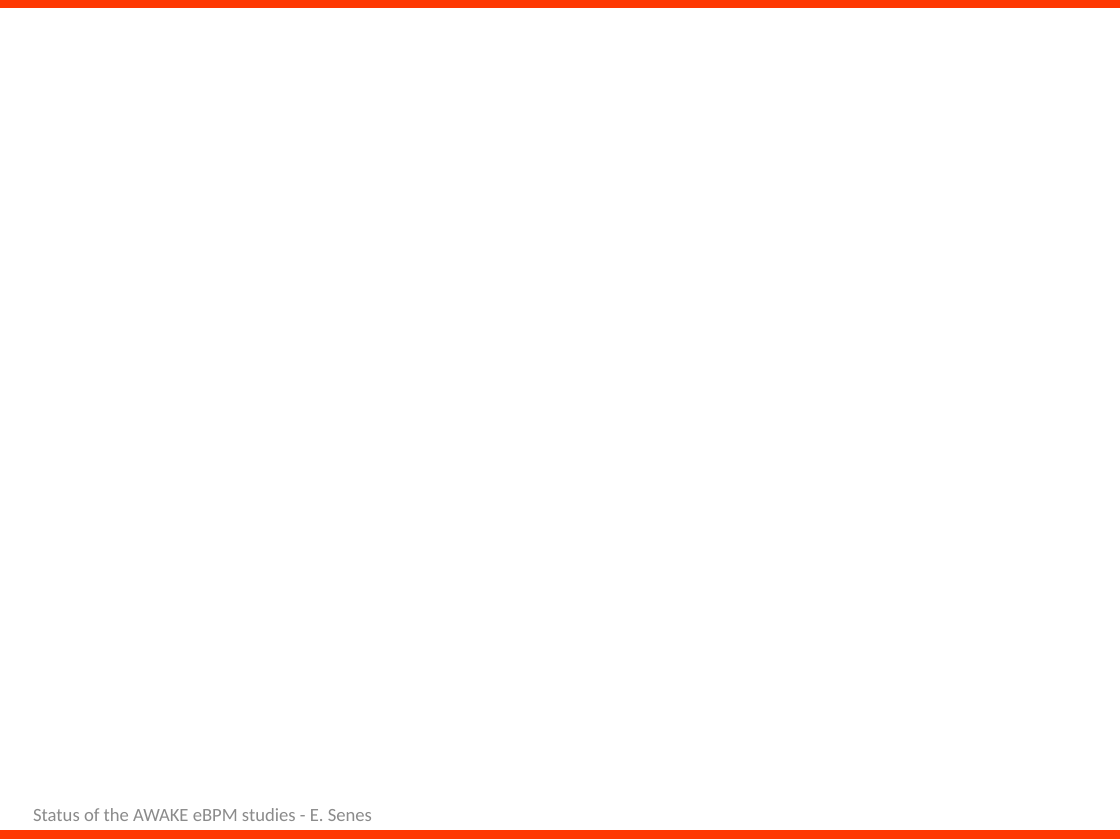
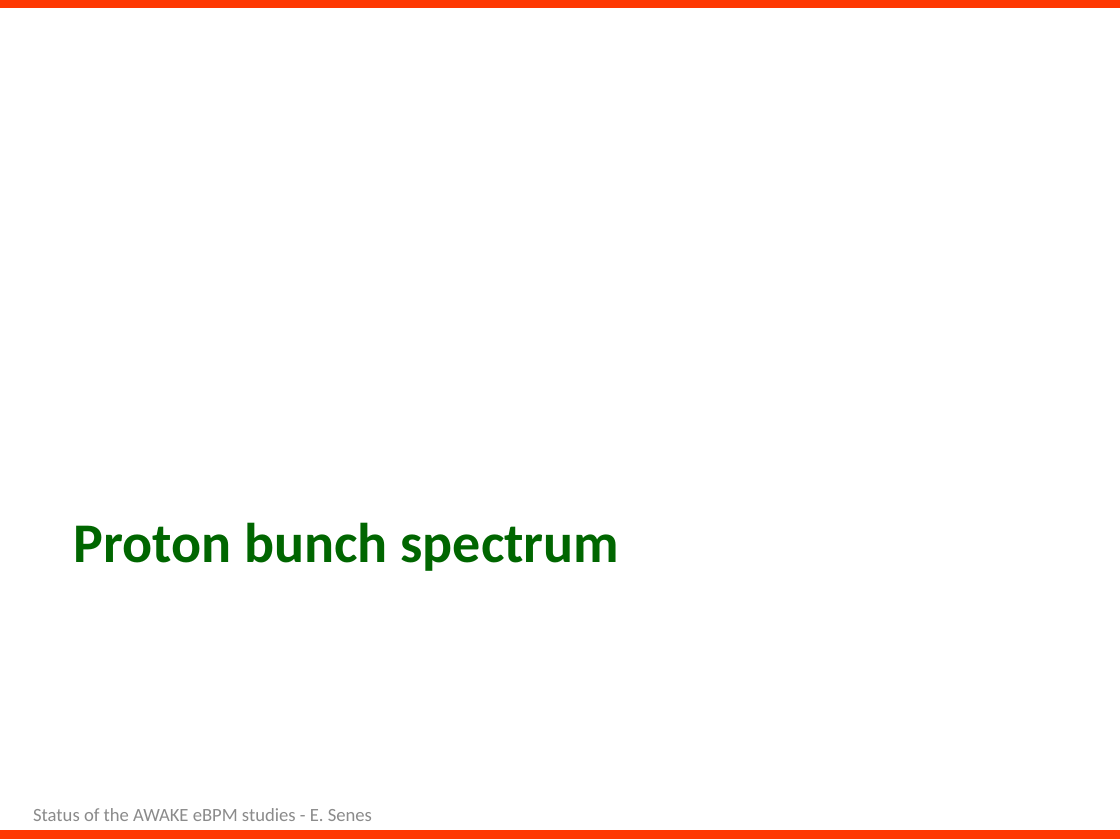
Before and after one commit to esenes/AWAKE-BPMs-tests, a slide deck: slide 3 of Presentations/eBPM-measurements-Mar2019.pptx (slide 14 before the commit). Drawn at 1120x840 pixels with LibreOffice and Linux fonts; fonts in the diff are those of the drawing. Boxes give left, top, right and bottom in pixels: in the first picture for what was removed or moved away, otherwise in the second. Text is boxed around its words. In the diff, an @@ line names an element or a change of style, - is before the commit and + after.

```diff
--- a/Presentations/eBPM-measurements-Mar2019.pptx
+++ b/Presentations/eBPM-measurements-Mar2019.pptx
@@ title added at [74, 522, 620, 571], 36 pt, text #006600, bold @@
+Proton bunch spectrum
```
Also in this commit, not shown: 10 other slides changed, 8 slides added, 18 other files.
